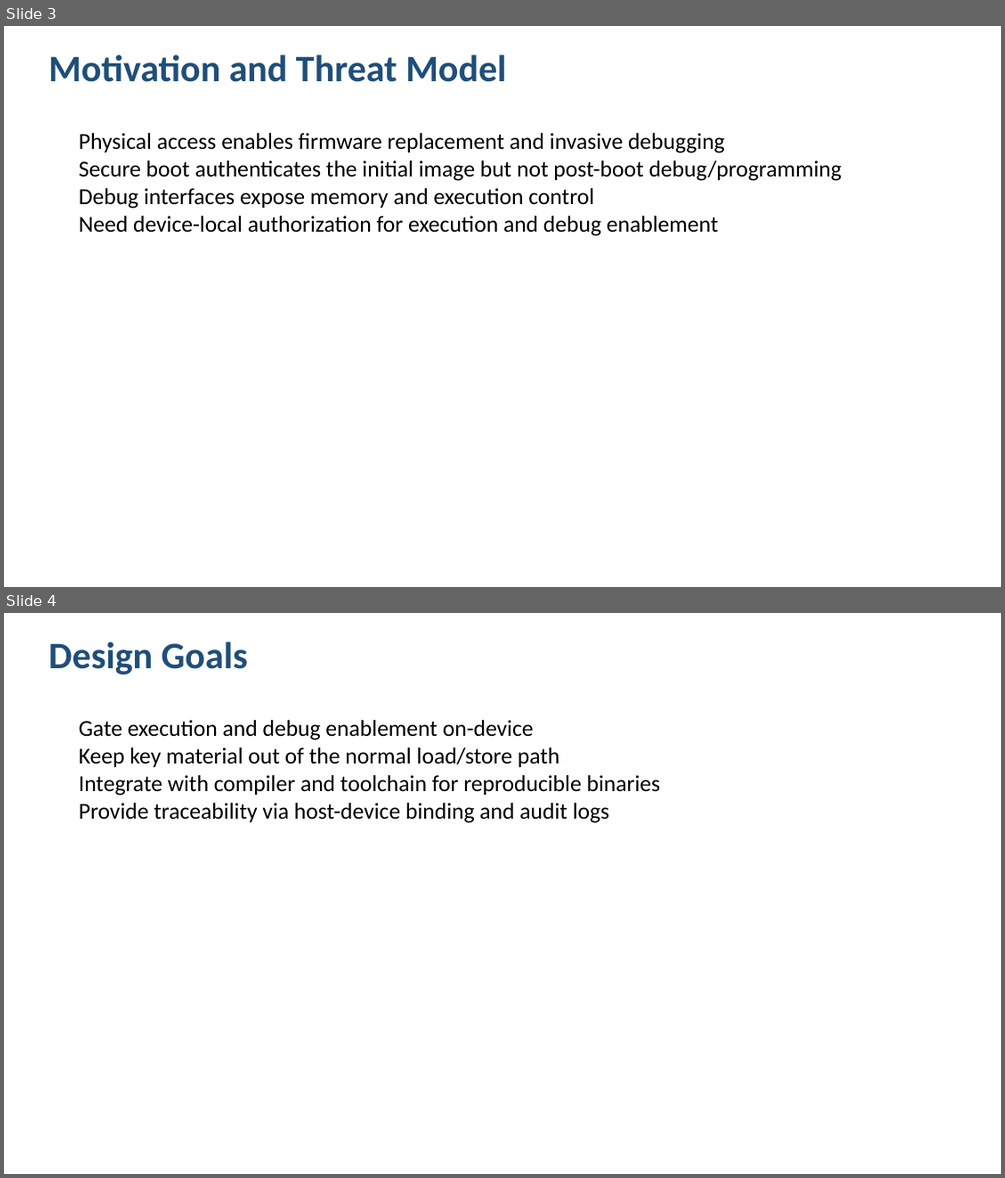
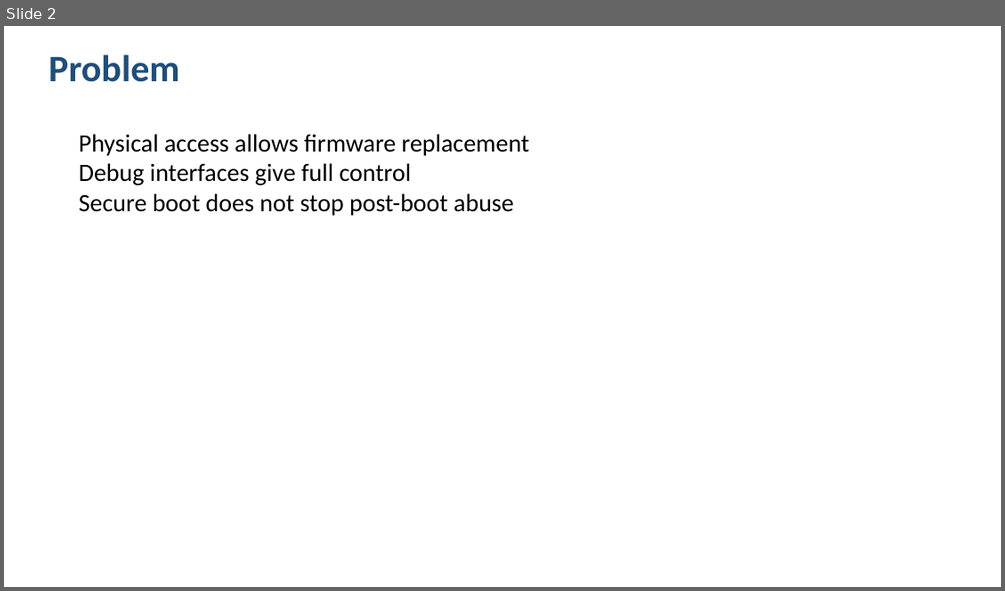
Before and after one commit to Maria618-hash/Ardiono-Alpha, a slide deck: Final_Defense_Presentation.pptx. Shown one above the other, each under a label of ours: slides 3 and 4 before the commit, slide 2 after it. The pictures are 1005x1178 and 1005x591 pixels, drawn with LibreOffice and Linux fonts; fonts in the diff are those of the drawing. Boxes give left, top, right and bottom in pixels: in the first picture for what was removed or moved away, otherwise in the second. Text is boxed around its words. In the diff, an @@ line names an element or a change of style, - is before the commit and + after.

```diff
--- a/Final_Defense_Presentation.pptx
+++ b/Final_Defense_Presentation.pptx
@@ slide 4 removed at (x1=4, y1=613, x2=1001, y2=1174), background #FFFFFF @@
@@ text removed at (x1=48, y1=641, x2=248, y2=674) @@
-Design Goals
@@ text removed at (x1=79, y1=720, x2=661, y2=823) @@
-Gate execution and debug enablement on-device
-Keep key material out of the normal load/store path
-Integrate with compiler and toolchain for reproducible binaries
-Provide traceability via host-device binding and audit logs
@@ what was slide 3 is now slide 2 @@
@@ slide 2 changed as well @@
@@ text at (x1=48, y1=54, x2=179, y2=82): text changed @@
-Motivation and Threat Model
+Problem
@@ text at (x1=79, y1=134, x2=530, y2=216): text changed; size 22 to 24 pt @@
-Physical access enables firmware replacement and invasive debugging
-Secure boot authenticates the initial image but not post-boot debug/programming
-Debug interfaces expose memory and execution control
-Need device-local authorization for execution and debug enablement
+Physical access allows firmware replacement
+Debug interfaces give full control
+Secure boot does not stop post-boot abuse
```
Also in this commit, not shown: 8 other slides changed, 3 slides added, 7 other slides removed.
